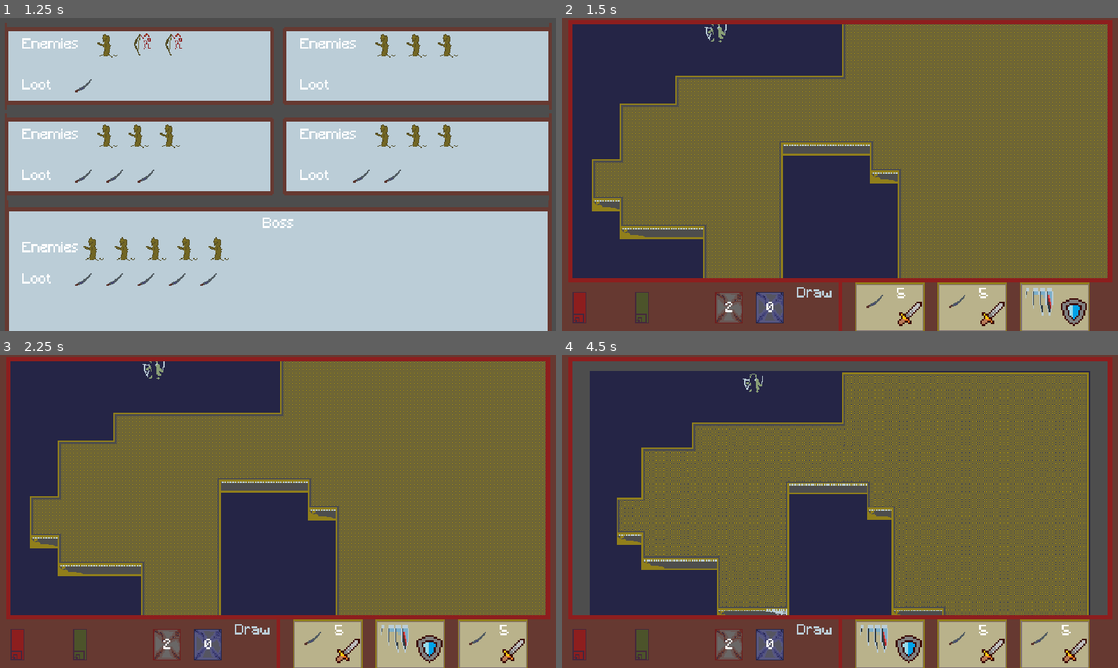
Above: before the commit, frames 1-4 (two rows, left to right).
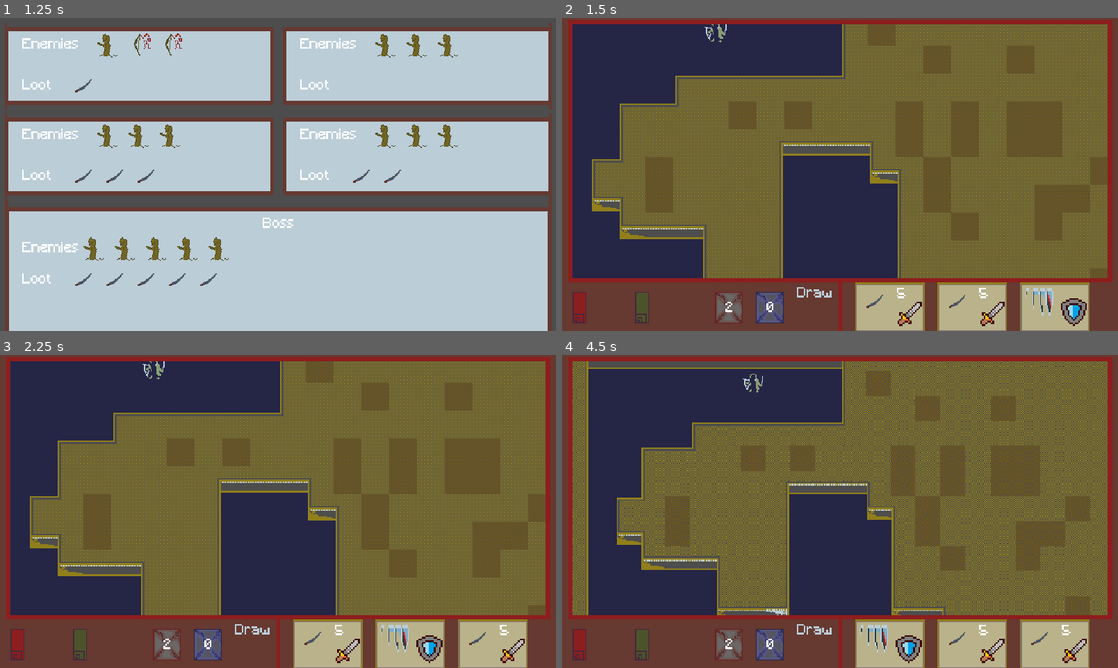
Above: after the commit, the same moments.

Repository: HartThomas/grid-based-card-fighter
Game: Godot game, scene res://ui/main_menu/main_menu.tscn
Two runs of this game, one before a commit and one after it. Both use one fixed random seed, a clock stepped at 60 frames per second and the inputs below.
Inputs (mouse positions are in pixels of both pictures, inside the frame that each line leads up to):
- Up to frame 1 (1.25 s): click (289, 133) at 0.5 s
- Up to frame 2 (1.5 s): tap Enter at 1.25 s; drag from (701, 64) to (895, 105) at 1.27 s
- Up to frame 3 (2.25 s): click "Draw" at 2 s
- Up to frame 4 (4.5 s): tap Space at 2.75, 4.25 s; drag from (728, 527) to (717, 367) at 2.77 s; tap Enter at 3.5 s; move the mouse to (895, 442) at 3.52 s; hold Right (right_direction) 3.53-4.25 s; tap Mouse wheel down (camera_zoom_out) at 3.6 s; drag from (812, 574) to (1029, 658) at 4.27 s

Frame 1 is identical in both runs. In frame 2, 5.0% of the frame differs, in the area x 15-99%, y 2-84%; in frame 3, 5.0%; in frame 4, 8.8%, in the area x 1-99%, y 2-84%.

Commit message:
Add border around level and modulate random tiles

Diff:
--- a/gameplay/level/level.gd
+++ b/gameplay/level/level.gd
@@ -26,6 +26,8 @@
 	var level_generator = generator.new() as LevelGenerator
 	if data:
 		level_data = level_generator.generate_level(data.size)
+	tile_map_layer.clear()
+	draw_wall_border(20)
 	fill_tile_map_layer_using_data()
 	create_astar()
 	add_player()
@@ -39,19 +41,61 @@
 	draw_hand()
 
 func fill_tile_map_layer_using_data() -> void:
-	tile_map_layer.clear()
+
 	var height = level_data.size()
 	var width = level_data[0].tiles.size()
 	var cells : Array[Vector2i] = []
+	var alt_cells : Array[Vector2i] = []
 	for y in range(height):
 		for x in range(width):
 			var terrain = level_data[y].get_tile(x).terrain
 			if terrain == 'wall':
 				tile_map_layer.set_cell(Vector2i(x,y),1,Vector2i(0,3))
 				cells.append(Vector2i(x,y))
+				if randi() % 5 == 0:
+					alt_cells.append(Vector2i(x,y))
 			if terrain == 'empty':
 				tile_map_layer.set_cell(Vector2i(x,y),1,Vector2i(10,1))
 	tile_map_layer.set_cells_terrain_connect(cells,0,0)
+	for pos in alt_cells:
+		var cell_data = tile_map_layer.get_cell_tile_data(pos)
+		if cell_data:
+			var atlas_coords = tile_map_layer.get_cell_atlas_coords(pos)
+			if atlas_coords == Vector2i(9,2):
+				tile_map_layer.set_cell(pos, 1, atlas_coords, 1)
+
+func draw_wall_border(border_size: int = 10) -> void:
+	var height = level_data.size()
+	var width = level_data[0].tiles.size()
+
+	var min_x = -border_size
+	var max_x = width + border_size - 1
+	var min_y = -border_size
+	var max_y = height + border_size - 1
+
+	var cells : Array[Vector2i] = []
+	var alt_cells : Array[Vector2i] = []
+
+	for y in range(min_y, max_y + 1):
+		for x in range(min_x, max_x + 1):
+
+			# Skip the inner actual map area
+			if x >= 0 and x < width and y >= 0 and y < height:
+				continue
+
+			# Place wall tile
+			tile_map_layer.set_cell(Vector2i(x, y), 1, Vector2i(0, 3), 1)
+			cells.append(Vector2i(x,y))
+
+			if randi() % 5 == 0:
+				alt_cells.append(Vector2i(x,y))
+	tile_map_layer.set_cells_terrain_connect(cells,0,0)
+	for pos in alt_cells:
+		var cell_data = tile_map_layer.get_cell_tile_data(pos)
+		if cell_data:
+			var atlas_coords = tile_map_layer.get_cell_atlas_coords(pos)
+			if atlas_coords == Vector2i(9,2):
+				tile_map_layer.set_cell(pos, 1, atlas_coords, 1)
 
 func add_player()-> void:
 	var player_scene = PLAYER.instantiate()
--- a/gameplay/level/level.tscn
+++ b/gameplay/level/level.tscn
@@ -270,6 +270,7 @@
 9:1/0/terrains_peering_bit/left_side = 0
 9:1/0/terrains_peering_bit/top_side = 0
 9:1/0/terrains_peering_bit/top_right_corner = 0
+9:2/next_alternative_id = 2
 9:2/0 = 0
 9:2/0/terrain_set = 0
 9:2/0/terrain = 0
@@ -281,6 +282,9 @@
 9:2/0/terrains_peering_bit/top_left_corner = 0
 9:2/0/terrains_peering_bit/top_side = 0
 9:2/0/terrains_peering_bit/top_right_corner = 0
+9:2/1 = 1
+9:2/1/modulate = Color(0.84609, 0.71183, 0.294558, 1)
+9:2/1/terrain_set = 0
 9:3/0 = 0
 9:3/0/terrain_set = 0
 9:3/0/terrain = 0
Binary file changed: art/tilesets/wall tileset 2 expanded.png
